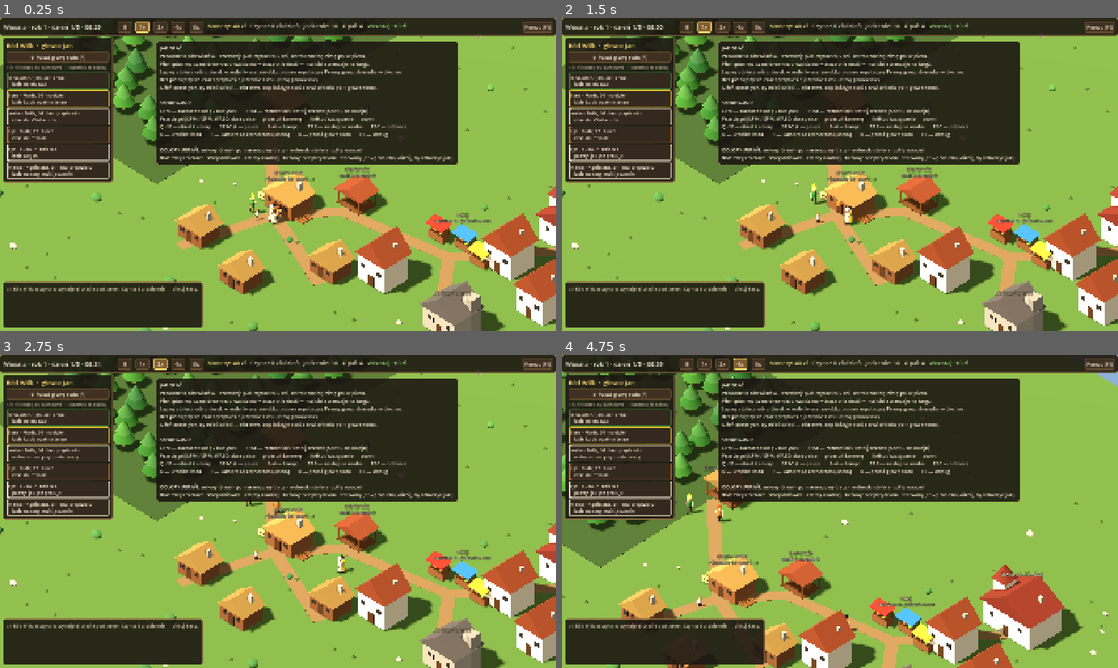
Above: before the commit, frames 1-4 (two rows, left to right).
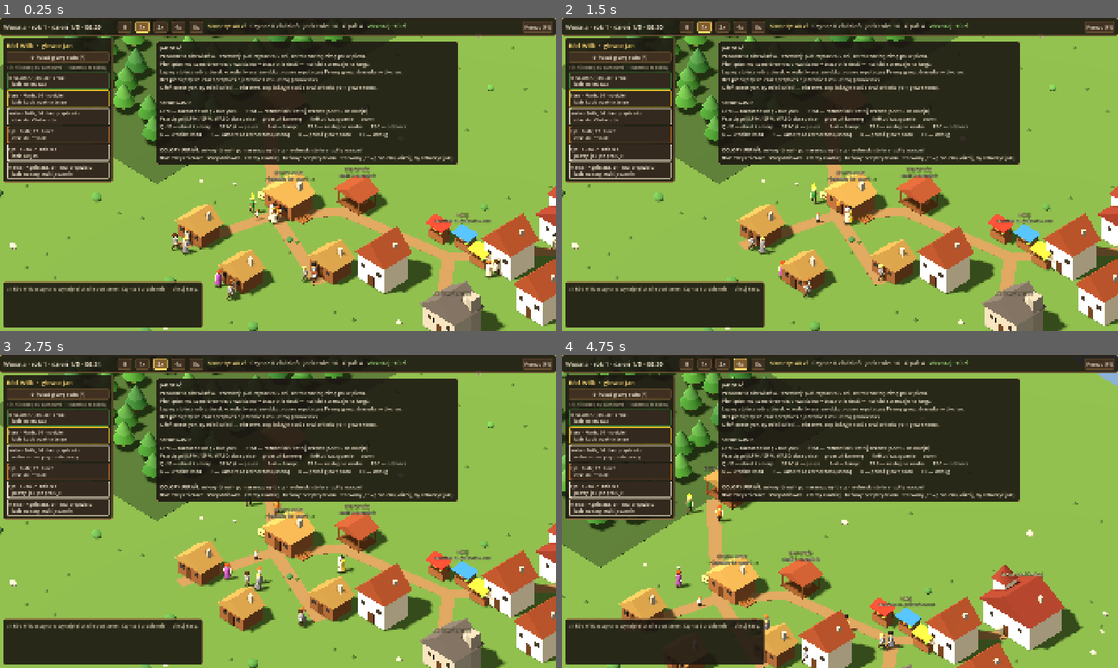
Above: after the commit, the same moments.

Repository: dwdzdc/dynastia
Game: Godot game, scene res://game/main.tscn
Two runs of this game, one before a commit and one after it. Both use one fixed random seed, a clock stepped at 60 frames per second and the inputs below.
Inputs (mouse positions are in pixels of both pictures, inside the frame that each line leads up to):
- Up to frame 1 (0.25 s): no input
- Up to frame 2 (1.5 s): click "II" at 0.5 s; click "1x" at 1.25 s
- Up to frame 3 (2.75 s): click "2x" at 2 s
- Up to frame 4 (4.75 s): tap Enter at 2.75 s; move the mouse to (962, 495) at 2.77 s; hold D 2.78-3.5 s; tap 1 at 2.85 s; click (962, 495) at 2.92 s; tap Space at 3.02 s; drag from (728, 527) to (812, 574) at 3.52 s; click "4x" at 4.25 s

The runs differ from the first frame. In frame 1, 0.8% of the frame differs, in the area x 30-100%, y 67-91%; in frame 2, 0.3%; in frame 3, 0.4%; in frame 4, 0.3%.

Commit message:
G1: rody AI z danych (people.json ai_lineages)
Dworscy (dwor, wlasciciele chat), Kos, Sowa, Nowak (chaty) i kupcy Bednarze
(kamienica, targ): domy, gospodarstwa, kasa, majatek; SimLineage.role.

Co-Authored-By: Claude Opus 5.5 <noreply@anthropic.com>

Diff:
--- a/data/balance.json
+++ b/data/balance.json
@@ -204,7 +204,8 @@
     "start_firewood": 4,
     "rent_per_day": {
       "home": 8.0,
-      "decor_house": 6.0
+      "decor_house": 6.0,
+      "decor_town": 10.0
     },
     "debt_interest_per_day": 0.02,
     "debt_limit": 120,
--- a/data/people.json
+++ b/data/people.json
@@ -26,6 +26,34 @@
     "traits": {"pool": ["silny", "zreczny", "pracowity", "leniwy", "chorowity", "krzepki", "nieostrozny"], "inherit_chance": 0.35, "random_chance": 0.2, "conflicts": [["pracowity", "leniwy"], ["krzepki", "chorowity"]]},
     "character": {"pool": ["lojalny", "porywczy", "pamietliwy", "ambitny", "ciekawski"], "inherit_chance": 0.3, "random_chance": 0.5, "conflicts": []}
   },
+  "ai_lineages": [
+    {"name": "Dworscy", "surname": "Dworski", "home": "manor", "cash": 400.0, "owns": ["manor", "home", "n1", "n2", "n3"], "members": [
+      {"key": "lord", "name": "Wojciech", "sex": "m", "age_days": 48.0, "root": true, "traits": [], "character": ["ambitny"], "job": "none"},
+      {"key": "lady", "name": "Urszula", "sex": "f", "age_days": 44.0, "spouse": "lord", "attached": true, "surname": "Gil", "traits": [], "character": ["pamietliwy"], "job": "none"},
+      {"key": "heir", "name": "Florian", "sex": "m", "age_days": 21.0, "mother": "lady", "father": "lord", "traits": ["zreczny"], "character": ["ciekawski"], "job": "none"}
+    ]},
+    {"name": "Kos", "surname": "Kos", "home": "n1", "cash": 30.0, "members": [
+      {"key": "f", "name": "Bartłomiej", "sex": "m", "age_days": 37.0, "root": true, "traits": ["silny"], "character": ["porywczy"], "job": "laborer", "skills": {"chop": 2.0}},
+      {"key": "m", "name": "Dorota", "sex": "f", "age_days": 31.0, "spouse": "f", "attached": true, "surname": "Sowa", "traits": [], "character": ["lojalny"], "job": "laborer"},
+      {"key": "d", "name": "Jagna", "sex": "f", "age_days": 17.5, "mother": "m", "father": "f", "traits": ["pracowity"], "character": ["ciekawski"], "job": "laborer"},
+      {"key": "s", "name": "Kacper", "sex": "m", "age_days": 8.0, "mother": "m", "father": "f", "traits": [], "character": [], "job": "none"}
+    ]},
+    {"name": "Sowa", "surname": "Sowa", "home": "n2", "cash": 25.0, "members": [
+      {"key": "w", "name": "Helena", "sex": "f", "age_days": 46.0, "root": true, "traits": ["krzepki"], "character": ["lojalny"], "job": "forager"},
+      {"key": "s", "name": "Grzegorz", "sex": "m", "age_days": 19.0, "mother": "w", "traits": ["leniwy"], "character": ["porywczy"], "job": "laborer"},
+      {"key": "d", "name": "Łucja", "sex": "f", "age_days": 16.5, "mother": "w", "traits": [], "character": ["ambitny"], "job": "laborer"}
+    ]},
+    {"name": "Nowak", "surname": "Nowak", "home": "n3", "cash": 20.0, "members": [
+      {"key": "h", "name": "Marcin", "sex": "m", "age_days": 22.0, "root": true, "traits": ["pracowity"], "character": ["ambitny"], "job": "laborer"},
+      {"key": "w", "name": "Teresa", "sex": "f", "age_days": 20.0, "spouse": "h", "attached": true, "surname": "Duda", "traits": [], "character": ["lojalny"], "job": "laborer"},
+      {"key": "b", "name": "Józef", "sex": "m", "age_days": 2.0, "mother": "w", "father": "h", "traits": [], "character": [], "job": "none"}
+    ]},
+    {"name": "Bednarz", "surname": "Bednarz", "home": "t1", "cash": 200.0, "owns": ["t1", "t2", "t3", "market"], "role": "merchant", "members": [
+      {"key": "m", "name": "Mikołaj", "sex": "m", "age_days": 41.0, "root": true, "traits": [], "character": ["ambitny"], "job": "none"},
+      {"key": "w", "name": "Regina", "sex": "f", "age_days": 38.0, "spouse": "m", "attached": true, "surname": "Mazur", "traits": [], "character": ["pamietliwy"], "job": "none"},
+      {"key": "s", "name": "Tomasz", "sex": "m", "age_days": 15.0, "mother": "w", "father": "m", "traits": ["zreczny"], "character": ["ciekawski"], "job": "none"}
+    ]}
+  ],
   "start_family": [
     {"key": "gran", "name": "Agnieszka", "sex": "f", "age_days": 60.5, "traits": ["krzepki"], "character": ["pamietliwy"], "job": "none", "skills": {"craft": 3.0}},
     {"key": "father", "name": "Jan", "sex": "m", "age_days": 38.6, "traits": ["silny"], "character": ["lojalny"], "job": "woodcutter", "mother": "gran", "root": true, "skills": {"chop": 4.0, "saw": 2.0}},
--- a/sim/lineage.gd
+++ b/sim/lineage.gd
@@ -9,6 +9,7 @@
 var name: String
 var surname: String       # nazwisko, które dostają dzieci rodu
 var root_id: int = -1
+var role: String = ""     # rola w okolicy z danych (np. „merchant”); pusta = zwykły ród
 var members: Array = []   # id osób, w kolejności dołączenia
 
 
--- a/sim/world.gd
+++ b/sim/world.gd
@@ -28,7 +28,7 @@
 var chore_claims: Dictionary = {}  # "food:<gosp.>"/"firewood:<gosp.>" -> agent id
 var stats: Dictionary = {}
 
-const HOUSE_TYPES := ["home", "decor_house"]  # budynki, w których można mieszkać
+const HOUSE_TYPES := ["home", "decor_house", "decor_town", "manor"]  # budynki, w których można mieszkać
 const START_AFTER_WAKE := 0.02           # gra startuje chwilę po pobudce (część doby)
 const TREE_PLACE_TRIES := 4000            # limit prób rozmieszczenia drzew
 const CHOP_SPOT := Vector2(0.9, 0.4)      # gdzie staje drwal względem pnia
@@ -74,10 +74,34 @@
 	chronicle = SimChronicle.new()
 	together = SimTogether.new(self, memories["together"])
 	family.setup_start()
+	_spawn_society()
 	for p in family.living():
 		p.set_meta("stage", family.stage_of(p))
 	note("Ród %s zaczyna w wynajętej chacie pod lasem. Czynsz %d zł dziennie — pilnuj kasy." % [
 		family.dynasty, int(home().rent_per_day)], "info", home().door())
+
+
+# Rody AI z danych (G1): każdy z domem, gospodarstwem, kasą i majątkiem.
+func _spawn_society() -> void:
+	for spec: Dictionary in people.get("ai_lineages", []):
+		var l := family.new_lineage(String(spec["name"]), String(spec["surname"]))
+		l.role = String(spec.get("role", ""))
+		var home_b: SimBuilding = buildings[String(spec["home"])]
+		var h := new_household(home_b.id, float(spec["cash"]))
+		for id in family.spawn_family(spec["members"], l, home_b):
+			join_household(family.persons[id], h)
+		for bid in spec.get("owns", []):
+			var b: SimBuilding = buildings[String(bid)]
+			b.owner_kind = "lineage"
+			b.owner_id = l.id
+	family.update_strength()
+
+
+func lineage_by_role(role: String) -> SimLineage:
+	for l: SimLineage in family.lineages.values():
+		if l.role == role:
+			return l
+	return null
 
 
 func _generate_trees() -> void:
--- a/tests/run_tests.gd
+++ b/tests/run_tests.gd
@@ -67,6 +67,7 @@
 	_test_households_separate()
 	_test_rent_eviction_homeless()
 	_test_recipe_from_data()
+	_test_society_from_data()
 	_test_world_deterministic()
 	_test_world_30_days_autonomous()
 	_test_economy_chain_produces_income()
@@ -834,6 +835,30 @@
 	check("and it produces its outputs", w.jobs._fx_produce(a, r) and mill.amount("plank") == planks + 1)
 
 
+func _test_society_from_data() -> void:
+	var w = _new_world()
+	var f = w.family
+	var specs: Array = w.people["ai_lineages"]
+	check("all AI lineages spawned", f.lineages.size() == specs.size() + 1)
+	var ok := true
+	for spec in specs:
+		var l = null
+		for x in f.lineages.values():
+			if x.name == spec["name"]:
+				l = x
+		if l == null or f.living_members(l.id).size() != (spec["members"] as Array).size() or l.root_id < 0:
+			ok = false
+			continue
+		for p in f.living_members(l.id):
+			var a = w.agent_by_id(p.agent_id)
+			if a == null or a.home_id != spec["home"] or w.household_of(a) == w.household:
+				ok = false
+	check("each AI family has members, root, its own home and household", ok)
+	check("player's home is owned by the manor lineage", w.home().owner_kind == "lineage" and f.lineages[w.home().owner_id].name == "Dworscy")
+	check("player family list still shows only the player's lineage", f.living().size() == 6)
+	check("merchant lineage found by role", w.lineage_by_role("merchant") != null and w.lineage_by_role("merchant").name == "Bednarz")
+
+
 func _state_sig(w) -> String:
 	var parts: Array = ["%.3f" % w.household.cash, str(w.building("sawmill").stock)]
 	for a in w.agents:
@@ -934,8 +959,12 @@
 	var departed := []
 	for e in w.chronicle.of_kind("departure"):
 		departed.append_array(e["who"])
+	var ours := func(id: int) -> bool:
+		return id >= 0 and (w.family.persons[id].lineage_id == w.family.player_lineage_id or id in departed)
 	for p in w.family.persons.values():
-		if p.lineage_id != w.family.player_lineage_id and not p.id in departed:
+		# Kto wżenił się w ród gracza albo urodził się jego członkowi, musi w nim być (albo odejść).
+		var joined: bool = (p.attached and ours.call(p.spouse_id)) or (p.mother_id >= 0 and w.family.persons[p.mother_id].lineage_id == w.family.player_lineage_id)
+		if joined and p.lineage_id != w.family.player_lineage_id and not p.id in departed:
 			in_lineage = false
 	check("spouses and newborns join player lineage", in_lineage)
 
Not shown, changed: progress.md
